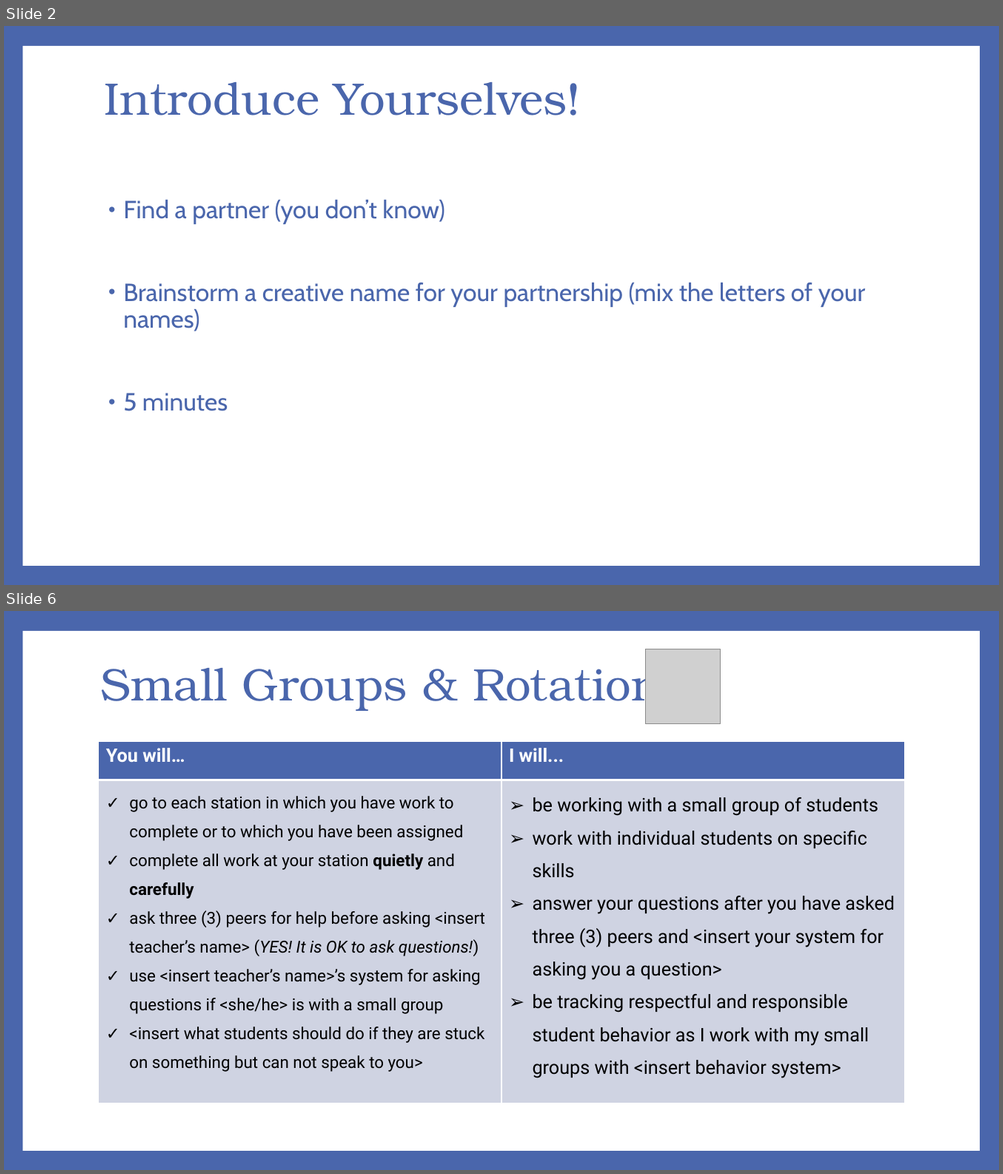
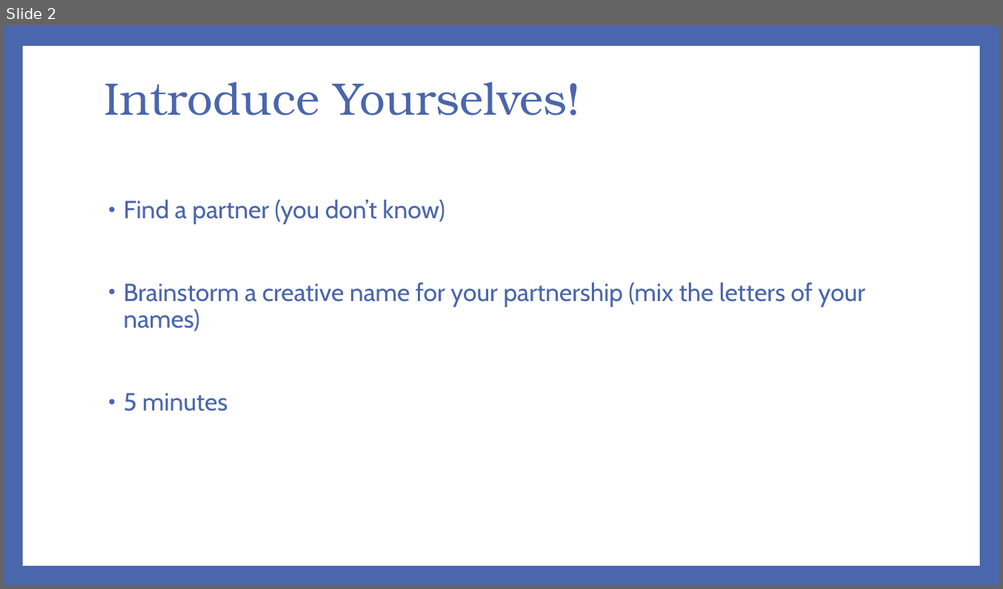
Before and after one commit to richard1au/1531-19t3, a slide deck: slides/week1.pptx. Shown one above the other, each under a label of ours: slides 2 and 6 before the commit, slide 2 after it; the slides between them are not shown. The pictures are 1003x1174 and 1003x589 pixels, drawn with LibreOffice and Linux fonts; fonts in the diff are those of the drawing; grey boxes stand for pictures. Boxes give left, top, right and bottom in pixels: in the first picture for what was removed or moved away, otherwise in the second. Text is boxed around its words. In the diff, an @@ line names an element or a change of style, - is before the commit and + after.

```diff
--- a/slides/week1.pptx
+++ b/slides/week1.pptx
@@ slide 6 removed at (4, 611, 999, 1170), background #4A66AC; not listed: 1 template element that a slide beside it also shows @@
@@ picture removed at (646, 649, 720, 723) @@
@@ title removed at (101, 658, 685, 712) @@
-Small Groups & Rotations
@@ table removed at (99, 741, 905, 1103), 2 rows, 2 columns @@
-You will… | I will...
-go to each station in which you have work to complete or to which you have been assigned / complete all work at your station quietly and carefully / ask three (3) peers for help before asking <insert teacher’s name> (YES! It is OK to ask questions!) / use <insert teacher’s name>’s system for asking questions if <she/he> is with a small group / <insert what students should do if they are stuck on something but can not speak to you> | be working with a small group of students / work with individual students on specific skills / answer your questions after you have asked three (3) peers and <insert your system for asking you a question> / be tracking respectful and responsible student behavior as I work with my small groups with <insert behavior system>
```
Also in this commit, not shown: 3 slides changed, 9 slides added, 5 other slides removed.
